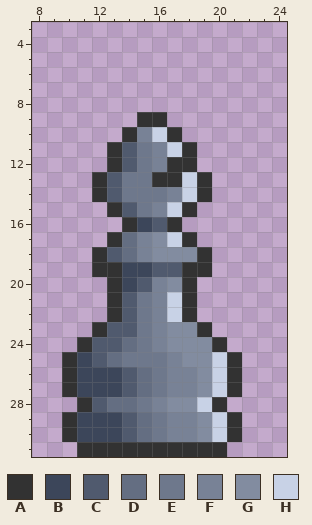
A pixel-art sprite gets an edit: icons/obj/chess/board_BI.png. Above, as it was before the edit.
The file is 32x32 pixels. Shown: x 8..24, y 3..31.
Palette (. is transparent): A #323232  B #3c465a  C #505a6e  D #646e82  E #6e788c  F #788296  G #828ca0  H #c8d2e6
Pixels before, first column x 10:
 9 .....AA.....
10 ....AFHA....
11 ...ACEFHA...
12 ...ACEFAA...
13 ..ACEEAAHA..
14 ..ACEEEFHA..
15 ...ACEFHA...
16 ....ABCA....
17 ...ADFGHA...
18 ..ACDFGGGA..
19 ..AABBCCAA..
20 ...ABCFGA...
21 ...ACEFHA...
22 ...ACEFHA...
23 ..ACCEFGGA..
24 .ACCDEFGGGA.
25 ABCDEEEFGGHA
26 ABBBCDEFFGHA
27 ABBBCDEFFGHA
28 .ACDDEFGGHA.
29 ABBBCDEFFGHA
30 ABBBCDEFFGHA
31 .AAAAAAAAAA.
The same view after the edit:
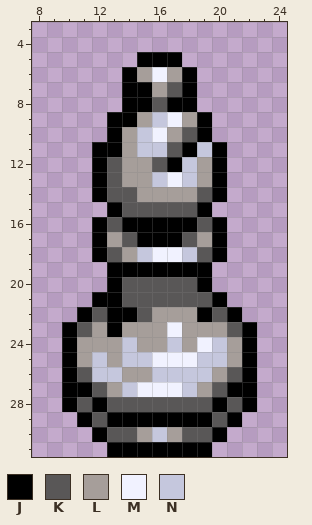
Colours new in this view: J #000000  K #595757  L #a69e9a  M #f1f2ff  N #c5c7dd
Changes in this commit:
Changed rows in their new state; - is an unchanged pixel.
first column x 10:
 5 -----JJJ-----
 6 ----JLMLJ----
 7 ----JJLKJ----
 8 ----JJKJJ----
 9 ---JJLNMLJ---
10 ---JLNMLKJ---
11 --JJLNNKJNJ--
12 --JKLLKJNLJ--
13 --JKLLNMNLJ--
14 --JKKLLLLKJ--
15 ---JKKKKKJ---
16 --JKJJJJJKJ--
17 --JLKJJJKLJ--
18 --JKLNMMNKJ--
19 --.JJJJJJJ---
20 ---JKKKKKJ---
21 --JJKKKKKKJ--
22 -JKJJKLLLJKJ-
23 JKLJLLLMLLLKJ
24 JLLLNLLNLMNLJ
25 JLNLNNMMMNNLJ
26 JKNNLLNNNNLKJ
27 JJKLNMMMNLKJJ
28 JKJKKKKKKKJKJ
29 .JKJJJJJJJKJ-
30 ..JKKLNLKKJ.-
31 -..JJJJJJJ.--
Boxes around the changes in both pictures, in picture pixels (x1, y1, x2, y2):
changed: (62, 52, 257, 457)
